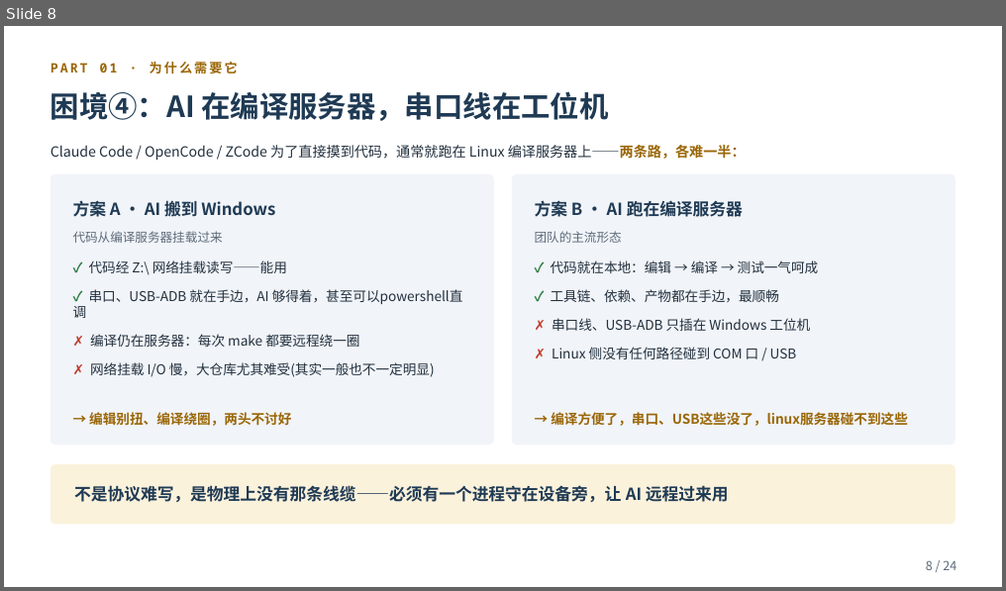
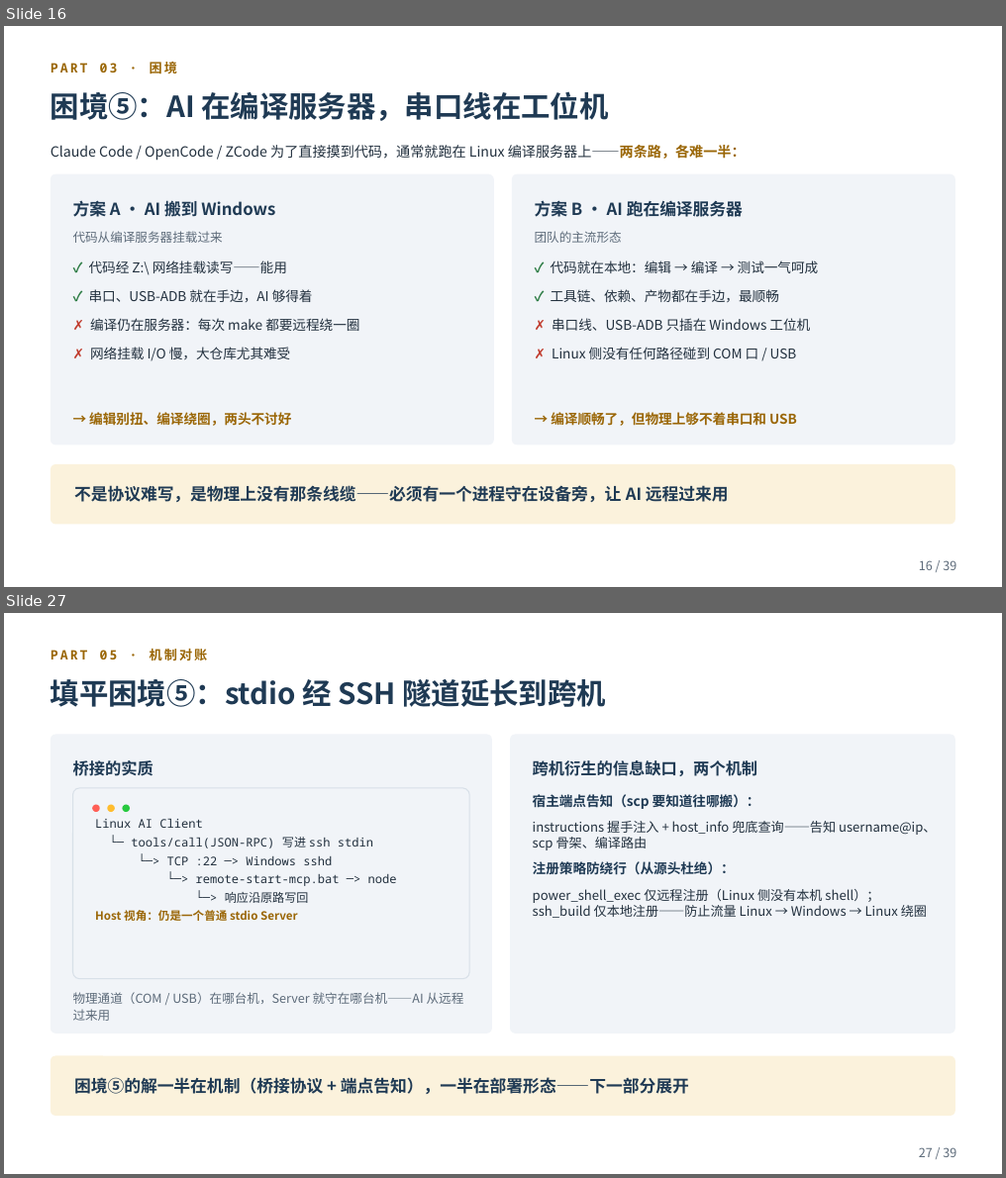
Before and after one commit to smk-h/embedded-mcp-toolkit, a slide deck: ppt/embedded-mcp-toolkit-项目介绍.pptx. Shown one above the other, each under a label of ours: slide 8 before the commit, slides 16 and 27 after it; the slides between them are not shown. The pictures are 1006x591 and 1006x1178 pixels, drawn with LibreOffice and Linux fonts; fonts in the diff are those of the drawing. Boxes give left, top, right and bottom in pixels: in the first picture for what was removed or moved away, otherwise in the second. Text is boxed around its words. In the diff, an @@ line names an element or a change of style, - is before the commit and + after.

Commit message:
docs(ppt): 重构为 39 页三问叙事并全片改浅色主题
- 围绕「是什么/解决了什么困境/怎么部署」三问重组叙事，新增三次拷问（skill/后台进程/现成工具）推演 MCP 必要性，与机制对账章节逐坑填平
- 新增 PPT大纲.md 固化 39 页页面清单与三问论证链条
- 终端母题块与封面/封底由深色改浅色，配色收敛到常量区（TERM_FG 等）
- 页码改为 TOTAL 常量动态断言，增删页不再手改分母

```diff
--- a/ppt/embedded-mcp-toolkit-项目介绍.pptx
+++ b/ppt/embedded-mcp-toolkit-项目介绍.pptx
@@ slide 27 added at bbox=[4, 613, 1002, 1174], background #FFFFFF @@
@@ text added at bbox=[51, 646, 207, 663], 12.5 pt, text #9A6606, bold @@
+PART 05 · 机制对账
@@ text added at bbox=[51, 679, 607, 707], 28 pt, text #1F3A54, bold @@
+填平困境⑤：stdio 经 SSH 隧道延长到跨机
@@ rounded rectangle added at bbox=[51, 735, 492, 1034], fill #F1F4F8 @@
@@ text added at bbox=[73, 761, 153, 776], 15.5 pt, text #1F3A54, bold @@
+桥接的实质
@@ rounded rectangle added at bbox=[510, 735, 955, 1034], fill #F1F4F8 @@
@@ text added at bbox=[533, 761, 758, 776], 15.5 pt, text #1F3A54, bold @@
+跨机衍生的信息缺口，两个机制
@@ rounded rectangle added at bbox=[73, 788, 469, 979], fill #F1F4F8, outline #D8E0E8 1 pt @@
@@ ellipse added at bbox=[92, 805, 100, 812], fill #FF5F56 @@
@@ text added at bbox=[95, 819, 397, 921], 11.5 pt, text #22303E @@
+Linux AI Client
+└─ tools/call(JSON-RPC) 写进 ssh stdin
+└─> TCP :22 ─> Windows sshd
+└─> remote-start-mcp.bat ─> node
+└─> 响应沿原路写回
+Host 视角：仍是一个普通 stdio Server
@@ ellipse added at bbox=[107, 805, 115, 812], fill #FFBD2E @@
@@ ellipse added at bbox=[122, 805, 130, 812], fill #27C93F @@
@@ text added at bbox=[533, 794, 936, 918], 12.5 pt, text #22303E @@
+宿主端点告知（scp 要知道往哪搬）：
+instructions 握手注入 + host_info 兜底查询——告知 username@ip、scp 骨架、编译路由
+注册策略防绕行（从源头杜绝）：
+power_shell_exec 仅远程注册（Linux 侧没有本机 shell）；ssh_build 仅本地注册——防止流量 Linux → Windows → Linux 绕圈
@@ text added at bbox=[73, 992, 464, 1021], 12 pt, text #5D6B7A @@
+物理通道（COM / USB）在哪台机，Server 就守在哪台机——AI 从远程过来用
@@ rounded rectangle added at bbox=[51, 1057, 955, 1116], fill #FBF2DC @@
@@ text added at bbox=[74, 1077, 689, 1094], 16 pt, text #1F3A54, bold @@
+困境⑤的解一半在机制（桥接协议 + 端点告知），一半在部署形态——下一部分展开
@@ text added at bbox=[919, 1148, 956, 1157], 12 pt, text #5D6B7A @@
+27 / 39
@@ what was slide 8 is now slide 16 @@
@@ slide 16 changed as well @@
@@ text at bbox=[51, 62, 177, 74]: text changed @@
-PART 01 · 为什么需要它
+PART 03 · 困境
@@ text at bbox=[51, 91, 608, 121]: text changed @@
-困境④：AI 在编译服务器，串口线在工位机
+困境⑤：AI 在编译服务器，串口线在工位机
@@ text at bbox=[89, 289, 313, 302]: text changed @@
-✓ 串口、USB-ADB 就在手边，AI 够得着，甚至可以powershell直调
+✓ 串口、USB-ADB 就在手边，AI 够得着
@@ text at bbox=[90, 347, 291, 362]: text changed @@
-✗ 网络挂载 I/O 慢，大仓库尤其难受(其实一般也不一定明显)
+✗ 网络挂载 I/O 慢，大仓库尤其难受
@@ text at bbox=[550, 412, 797, 426]: text changed @@
-→ 编译方便了，串口、USB这些没了，linux服务器碰不到这些
+→ 编译顺畅了，但物理上够不着串口和 USB
@@ text at bbox=[919, 561, 956, 570]: text changed @@
-8 / 24
+16 / 39
```
Also in this commit, not shown: 16 other slides changed, 21 other slides added, 7 slides removed, 2 other files.
